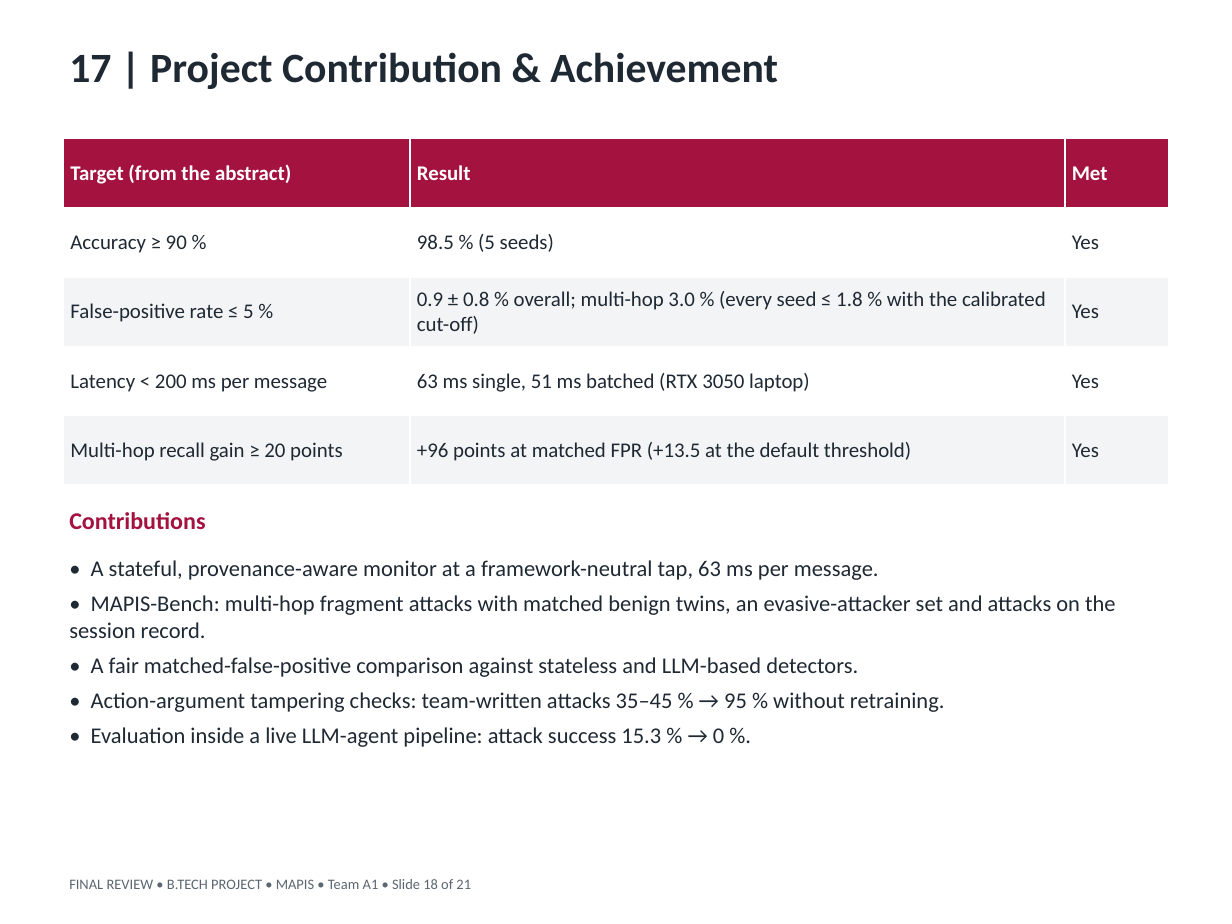
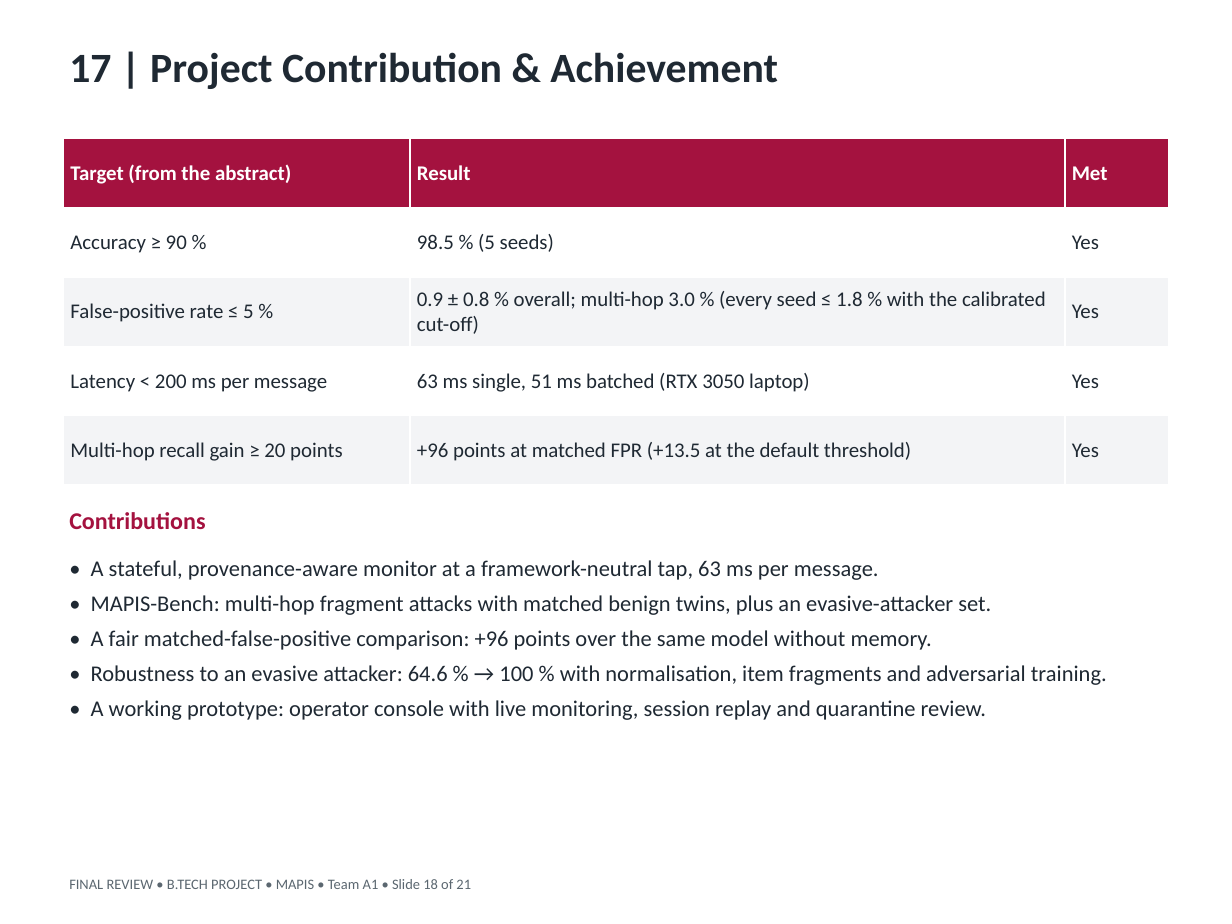
Before and after one commit to Vishnu868/Mapis, a slide deck: slide 18 of docs/final/MAPIS_Final_Review.pptx. Drawn at 1232x924 pixels with LibreOffice and Linux fonts; fonts in the diff are those of the drawing. Boxes give left, top, right and bottom in pixels: in the first picture for what was removed or moved away, otherwise in the second. Text is boxed around its words. In the diff, an @@ line names an element or a change of style, - is before the commit and + after.

```diff
--- a/docs/final/MAPIS_Final_Review.pptx
+++ b/docs/final/MAPIS_Final_Review.pptx
@@ text at bbox=[91, 595, 1107, 720]: text changed @@
-• MAPIS-Bench: multi-hop fragment attacks with matched benign twins, an evasive-attacker set and attacks on the session record.
-• A fair matched-false-positive comparison against stateless and LLM-based detectors.
-• Action-argument tampering checks: team-written attacks 35–45 % → 95 % without retraining.
-• Evaluation inside a live LLM-agent pipeline: attack success 15.3 % → 0 %.
+• MAPIS-Bench: multi-hop fragment attacks with matched benign twins, plus an evasive-attacker set.
+• A fair matched-false-positive comparison: +96 points over the same model without memory.
+• Robustness to an evasive attacker: 64.6 % → 100 % with normalisation, item fragments and adversarial training.
+• A working prototype: operator console with live monitoring, session replay and quarantine review.
```
Also in this commit, not shown: 12 other slides changed, 34 other files.
